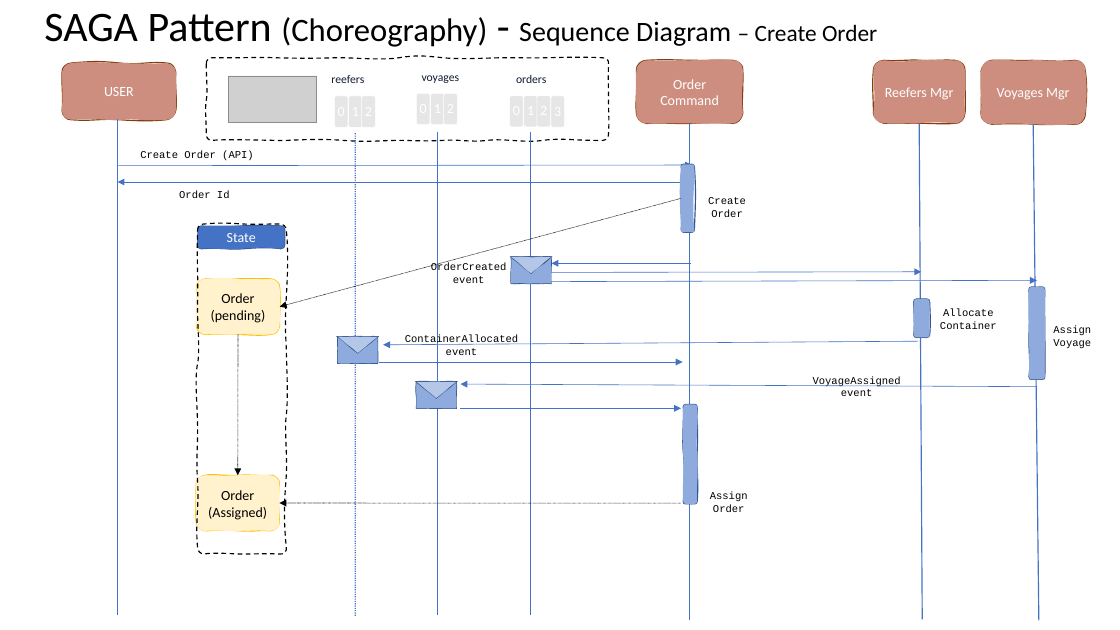
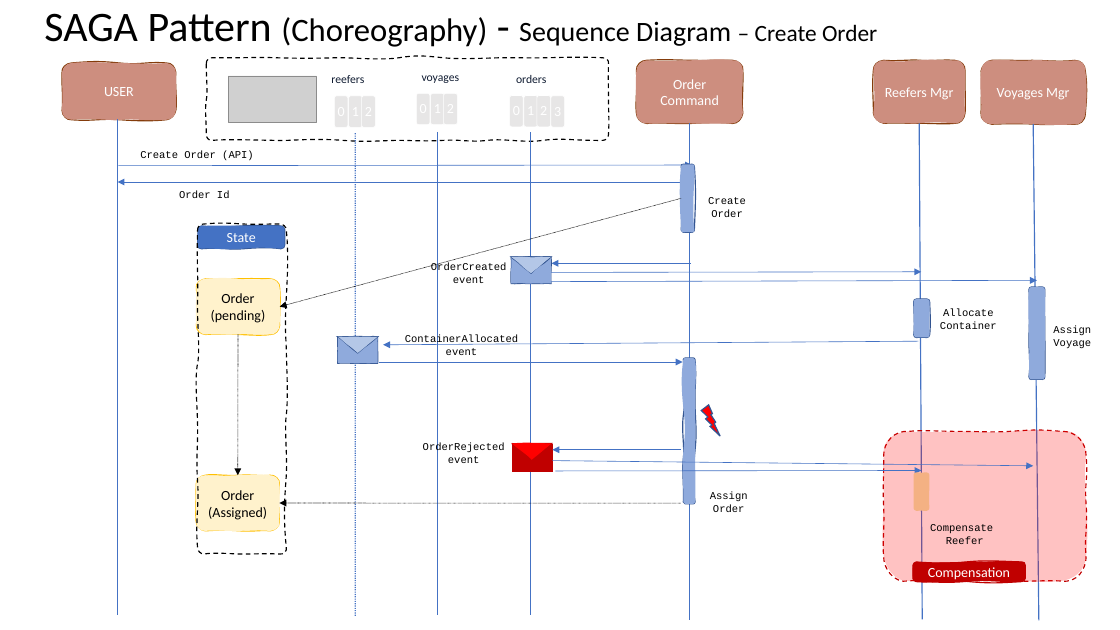
Before and after one commit to ibm-cloud-architecture/eda-saga-choreography, a slide deck: slide 3 of docs/SAGA_implementation.pptx. Drawn at 1120x630 pixels with LibreOffice and Linux fonts; fonts in the diff are those of the drawing; grey boxes stand for pictures. Boxes give left, top, right and bottom in pixels: in the first picture for what was removed or moved away, otherwise in the second. Text is boxed around its words. In the diff, an @@ line names an element or a change of style, - is before the commit and + after.

```diff
--- a/docs/SAGA_implementation.pptx
+++ b/docs/SAGA_implementation.pptx
@@ freeform shape: place and size @@
-freeform shape at [683, 404, 697, 503]
+freeform shape at [683, 358, 695, 504]
@@ freeform shape removed at [417, 382, 456, 409] @@
@@ freeform shape removed at [417, 381, 456, 397] @@
@@ text removed at [813, 377, 901, 396] @@
-VoyageAssigned
-event
@@ lightning bolt added at [702, 405, 721, 436], fill #FF0000, outline #325491 1 pt @@
@@ text added at [423, 443, 505, 463], 9 pt, text #000000 @@
+OrderRejected
+event
@@ freeform shape added at [512, 444, 551, 460], fill #FF0000, outline #C00000 1 pt @@
@@ rectangle added at [513, 444, 552, 471], fill #C00000, outline #C00000 1 pt @@
@@ freeform shape added at [884, 432, 1086, 581], fill #FF0000 at 24% opacity, outline #C00000 1 pt dashed @@
@@ arrow moved from (681, 408) - (460, 408) to (553, 450) - (681, 450) @@
@@ arrow moved from (460, 384) - (1036, 386) to (1033, 466) - (553, 460) @@
@@ arrow added from (555, 471) to (922, 471), #4472C4 0.5 pt @@
@@ freeform shape added at [914, 472, 930, 511], fill #F4B183 @@
@@ text added at [930, 524, 993, 544], 9 pt, text #000000 @@
+Compensate
+Reefer
@@ freeform shape added at [913, 562, 1026, 581], fill #C00000, outline #C00000 1 pt, 12 pt, text #FFFFFF @@
+Compensation
```
Also in this commit, not shown: 1 other slide changed, 9 other files.
